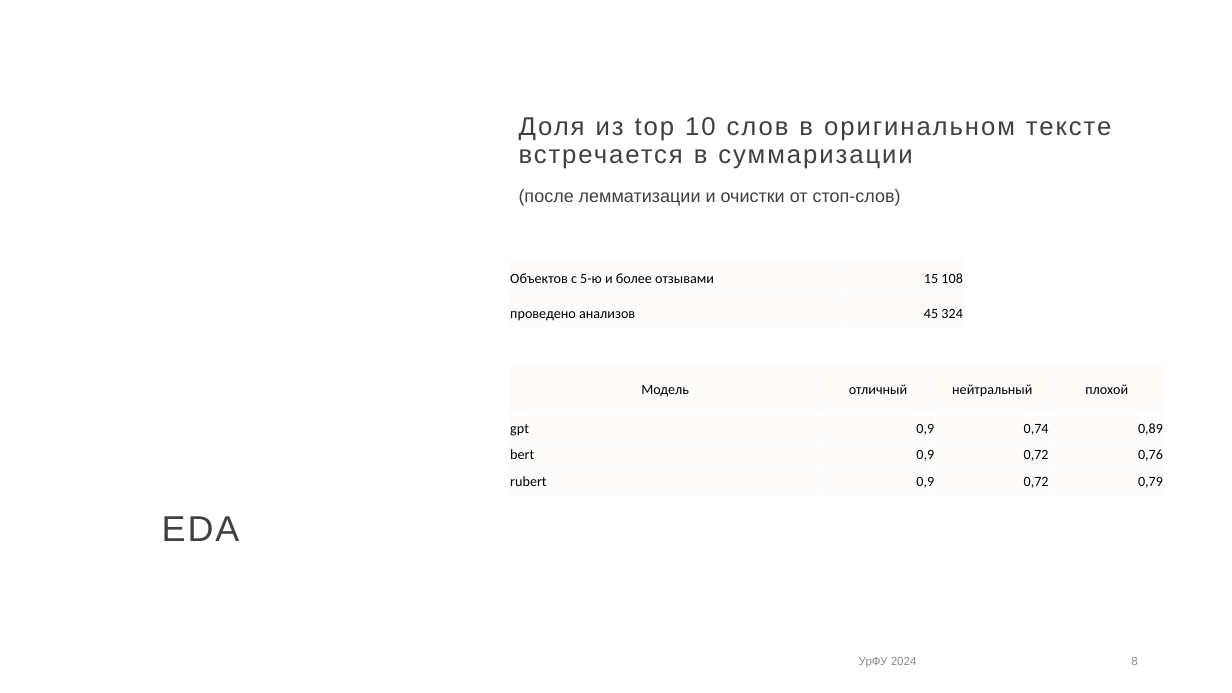
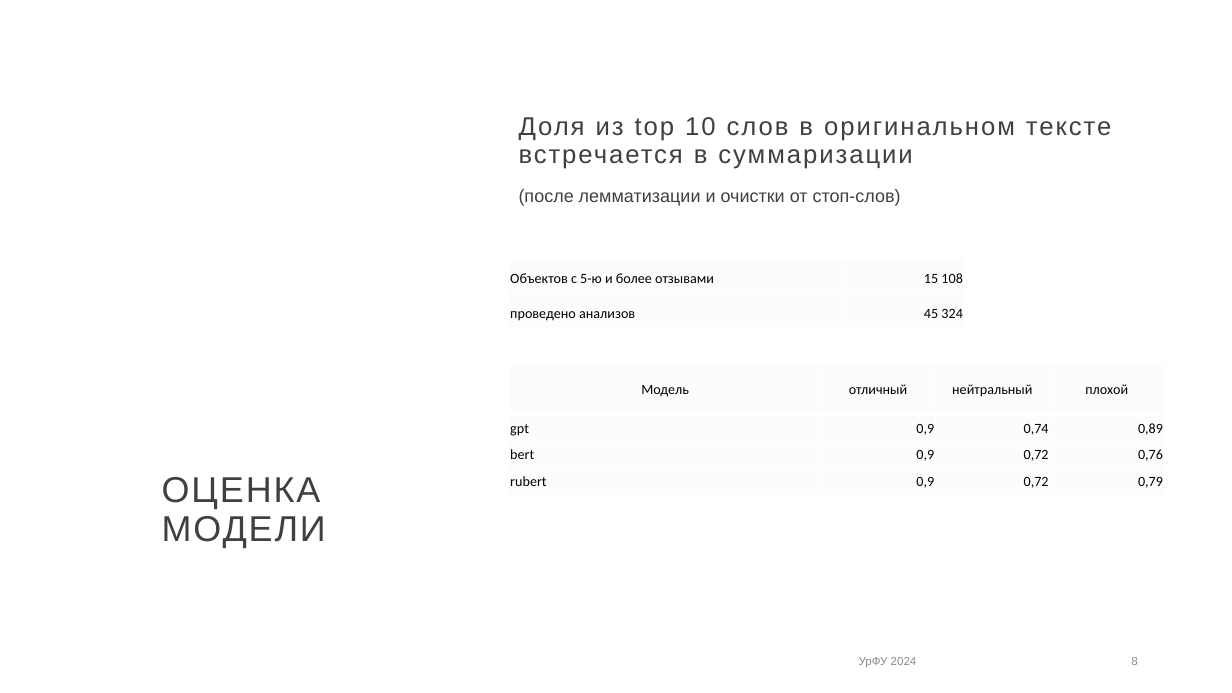
Before and after one commit to aapopov52/hakaton3_gr10_work_group, a slide deck: slide 8 of presentation/Хакатон 3й семестр. Группа 10.pptx. Drawn at 1232x693 pixels with LibreOffice and Linux fonts; fonts in the diff are those of the drawing; background and template pictures are left out. Boxes give left, top, right and bottom in pixels: in the first picture for what was removed or moved away, otherwise in the second. Text is boxed around its words. In the diff, an @@ line names an element or a change of style, - is before the commit and + after.

Commit message:
Updated presentation

```diff
--- a/presentation/Хакатон 3й семестр. Группа 10.pptx
+++ b/presentation/Хакатон 3й семестр. Группа 10.pptx
@@ title at <box>162,477,326,548</box>: text changed @@
-EDA
+ОЦЕНКА МОДЕЛИ
```
